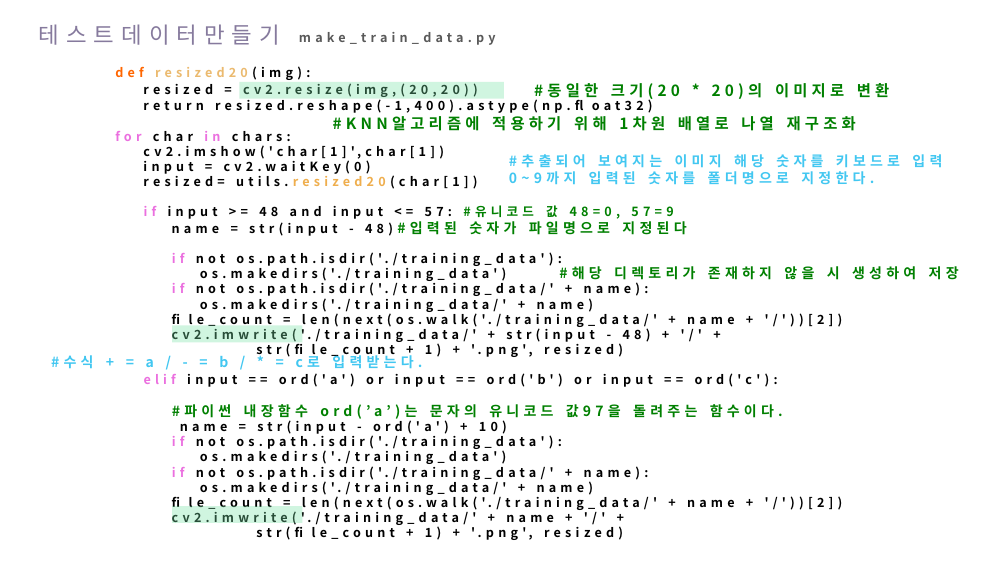
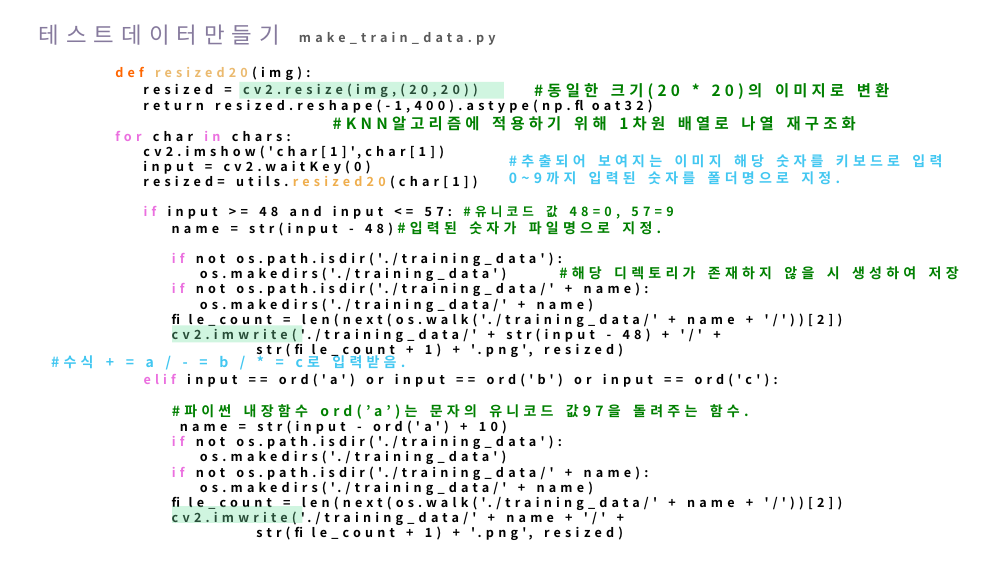
Before and after one commit to hanYijin/portfolio_2021, a slide deck: slide 12 of python데이터 분석과 이미지처리.pptx. Drawn at 1008x567 pixels with LibreOffice and Linux fonts; fonts in the diff are those of the drawing. Boxes give left, top, right and bottom in pixels: in the first picture for what was removed or moved away, otherwise in the second. Text is boxed around its words. In the diff, an @@ line names an element or a change of style, - is before the commit and + after.

```diff
--- a/python데이터 분석과 이미지처리.pptx
+++ b/python데이터 분석과 이미지처리.pptx
@@ text at bbox=[509, 171, 840, 185]: text changed @@
-0~9까지 입력된 숫자를 폴더명으로 지정한다.
+0~9까지 입력된 숫자를 폴더명으로 지정.
@@ text at bbox=[172, 221, 661, 236]: text changed @@
-name = str(input - 48)#입력된 숫자가 파일명으로 지정된다
+name = str(input - 48)#입력된 숫자가 파일명으로 지정.
@@ text at bbox=[51, 353, 406, 369]: text changed @@
-#수식 + = a / - = b / * = c로 입력받는다.
+#수식 + = a / - = b / * = c로 입력받음.
@@ text at bbox=[172, 402, 749, 420]: text changed @@
-#파이썬 내장함수 ord(’a’)는 문자의 유니코드 값97을 돌려주는 함수이다.
+#파이썬 내장함수 ord(’a’)는 문자의 유니코드 값97을 돌려주는 함수.
```
Also in this commit, not shown: 11 other slides changed, 14 other files.
